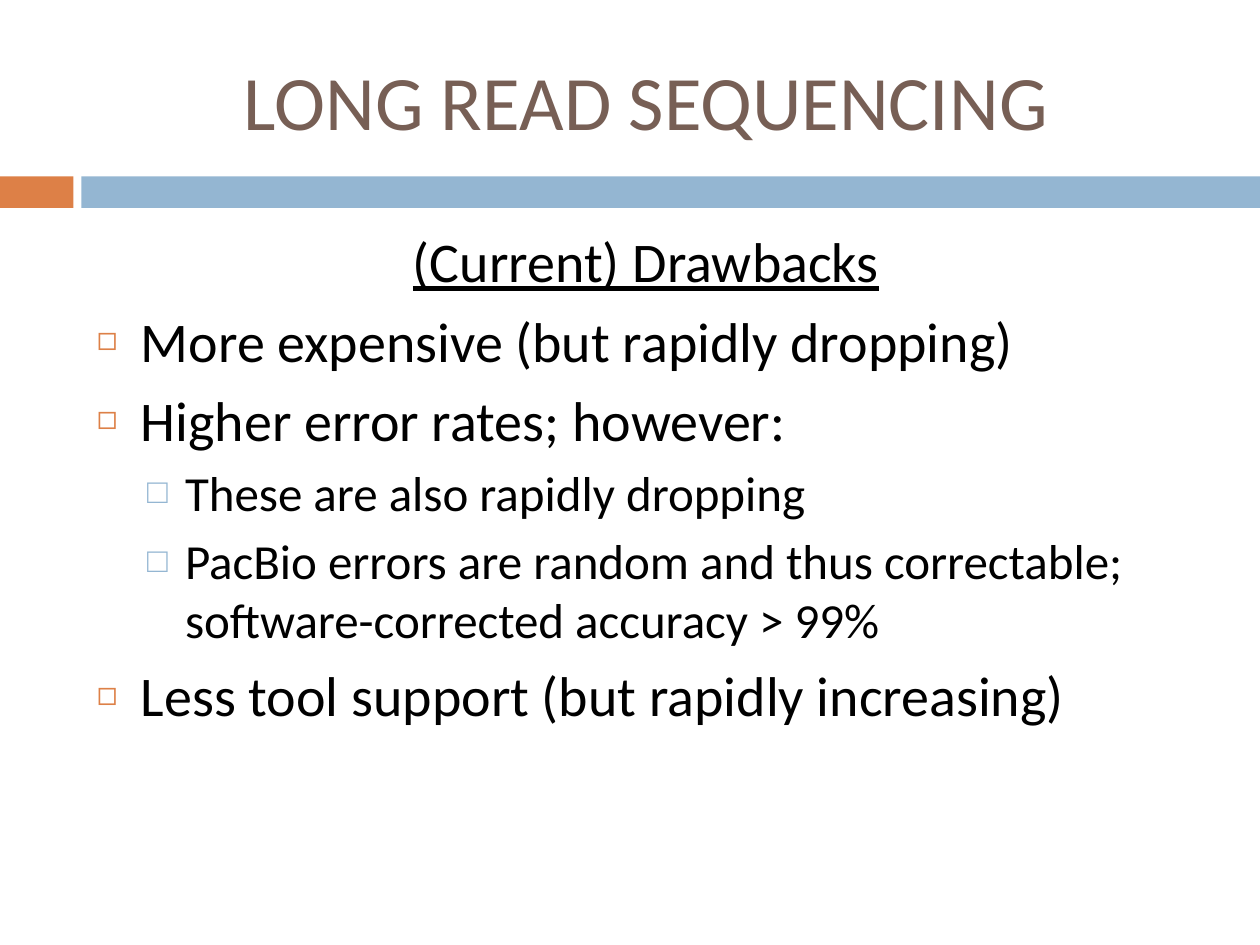
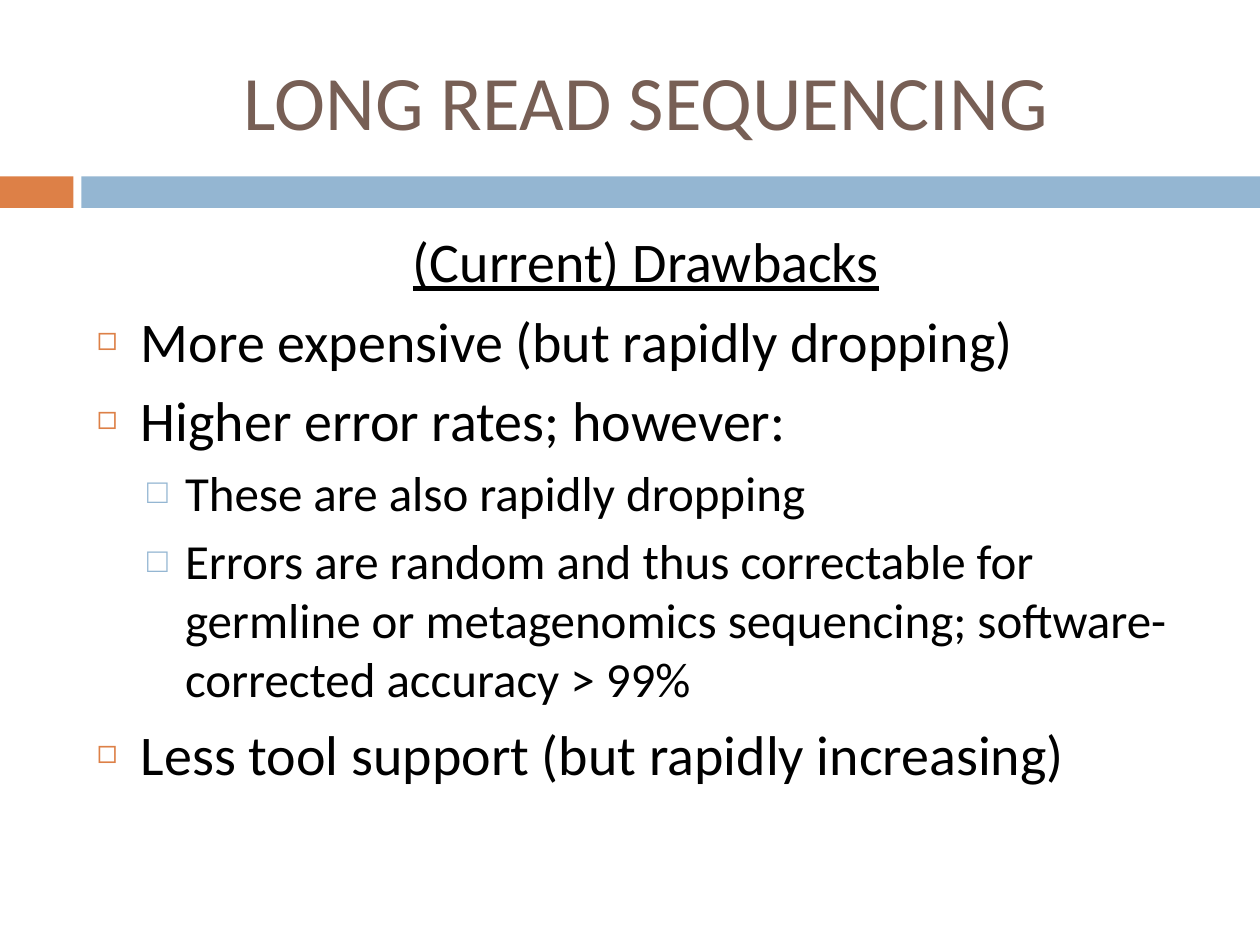
Before and after one commit to jdidion/OpenBioinformaticsWorkshops, a slide deck: slide 7 of development/AdvancedDNASeq/slides/Part4_SVs.pptx. Drawn at 1260x945 pixels with LibreOffice and Linux fonts; fonts in the diff are those of the drawing. Boxes give left, top, right and bottom in pixels: in the first picture for what was removed or moved away, otherwise in the second. Text is boxed around its words. In the diff, an @@ line names an element or a change of style, - is before the commit and + after.

```diff
--- a/development/AdvancedDNASeq/slides/Part4_SVs.pptx
+++ b/development/AdvancedDNASeq/slides/Part4_SVs.pptx
@@ text at bbox=[185, 545, 1166, 705]: text changed @@
-  □ PacBio errors are random and thus correctable; software-corrected accuracy > 99%
+  □ Errors are random and thus correctable for germline or metagenomics sequencing; software-corrected accuracy > 99%
```
Also in this commit, not shown: 5 other slides changed, 5 slides removed, 3 other files.
